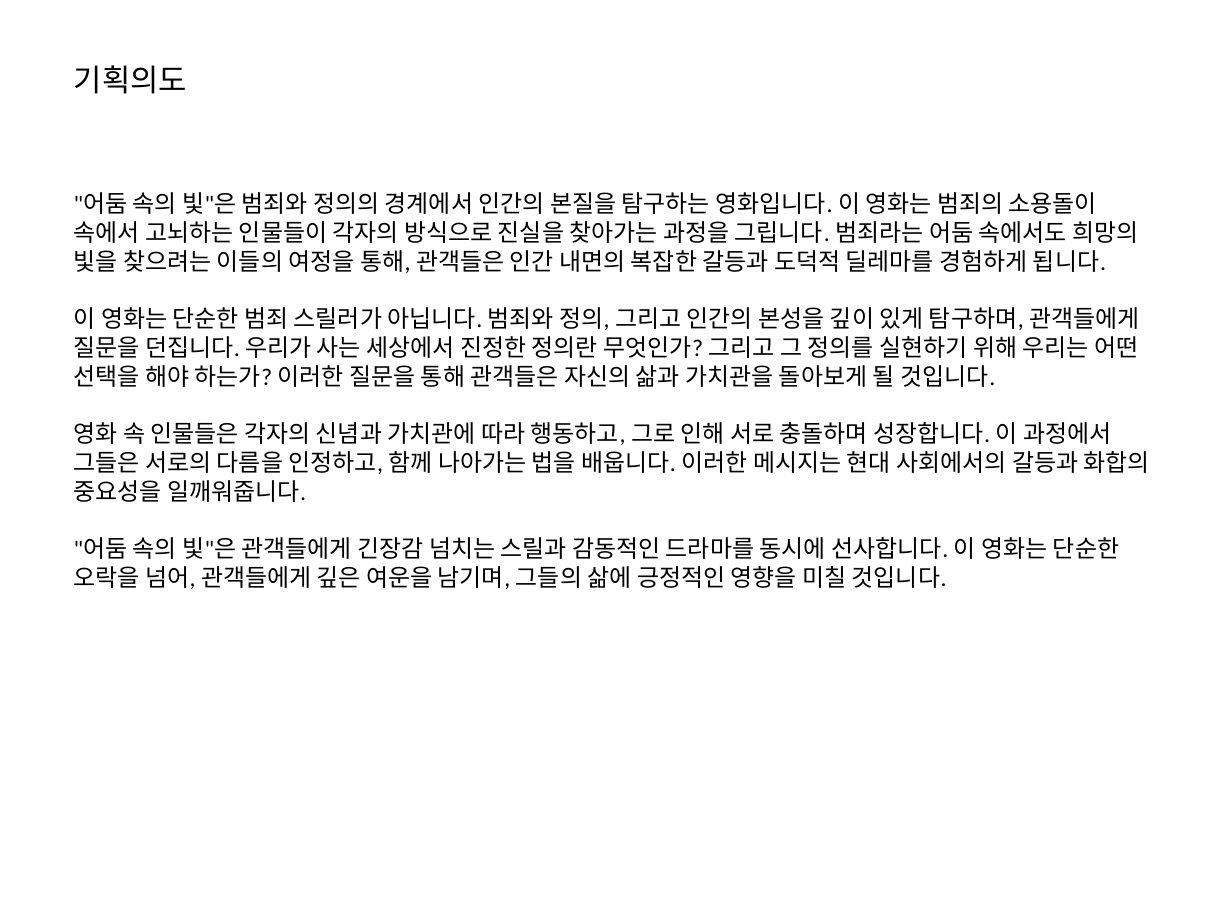
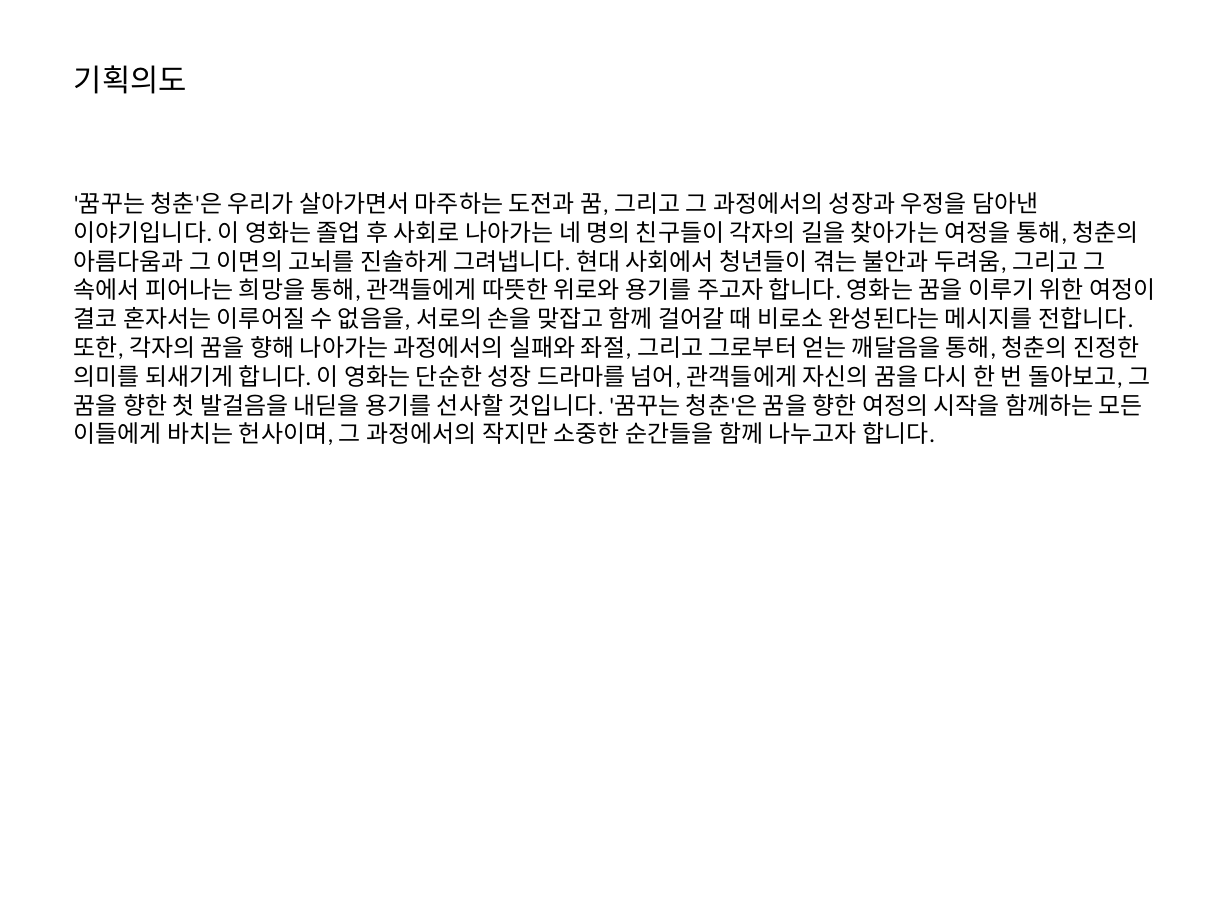
Before and after one commit to onetera/plotis, a slide deck: slide 2 of tmp/proposal.pptx. Drawn at 1232x924 pixels with LibreOffice and Linux fonts; fonts in the diff are those of the drawing. Boxes give left, top, right and bottom in pixels: in the first picture for what was removed or moved away, otherwise in the second. Text is boxed around its words. In the diff, an @@ line names an element or a change of style, - is before the commit and + after.

```diff
--- a/tmp/proposal.pptx
+++ b/tmp/proposal.pptx
@@ text at [74,192,1155,445]: text changed @@
-"어둠 속의 빛"은 범죄와 정의의 경계에서 인간의 본질을 탐구하는 영화입니다. 이 영화는 범죄의 소용돌이 속에서 고뇌하는 인물들이 각자의 방식으로 진실을 찾아가는 과정을 그립니다. 범죄라는 어둠 속에서도 희망의 빛을 찾으려는 이들의 여정을 통해, 관객들은 인간 내면의 복잡한 갈등과 도덕적 딜레마를 경험하게 됩니다.
-이 영화는 단순한 범죄 스릴러가 아닙니다. 범죄와 정의, 그리고 인간의 본성을 깊이 있게 탐구하며, 관객들에게 질문을 던집니다. 우리가 사는 세상에서 진정한 정의란 무엇인가? 그리고 그 정의를 실현하기 위해 우리는 어떤 선택을 해야 하는가? 이러한 질문을 통해 관객들은 자신의 삶과 가치관을 돌아보게 될 것입니다.
-영화 속 인물들은 각자의 신념과 가치관에 따라 행동하고, 그로 인해 서로 충돌하며 성장합니다. 이 과정에서 그들은 서로의 다름을 인정하고, 함께 나아가는 법을 배웁니다. 이러한 메시지는 현대 사회에서의 갈등과 화합의 중요성을 일깨워줍니다.
-"어둠 속의 빛"은 관객들에게 긴장감 넘치는 스릴과 감동적인 드라마를 동시에 선사합니다. 이 영화는 단순한 오락을 넘어, 관객들에게 깊은 여운을 남기며, 그들의 삶에 긍정적인 영향을 미칠 것입니다.
+'꿈꾸는 청춘'은 우리가 살아가면서 마주하는 도전과 꿈, 그리고 그 과정에서의 성장과 우정을 담아낸 이야기입니다. 이 영화는 졸업 후 사회로 나아가는 네 명의 친구들이 각자의 길을 찾아가는 여정을 통해, 청춘의 아름다움과 그 이면의 고뇌를 진솔하게 그려냅니다. 현대 사회에서 청년들이 겪는 불안과 두려움, 그리고 그 속에서 피어나는 희망을 통해, 관객들에게 따뜻한 위로와 용기를 주고자 합니다. 영화는 꿈을 이루기 위한 여정이 결코 혼자서는 이루어질 수 없음을, 서로의 손을 맞잡고 함께 걸어갈 때 비로소 완성된다는 메시지를 전합니다. 또한, 각자의 꿈을 향해 나아가는 과정에서의 실패와 좌절, 그리고 그로부터 얻는 깨달음을 통해, 청춘의 진정한 의미를 되새기게 합니다. 이 영화는 단순한 성장 드라마를 넘어, 관객들에게 자신의 꿈을 다시 한 번 돌아보고, 그 꿈을 향한 첫 발걸음을 내딛을 용기를 선사할 것입니다. '꿈꾸는 청춘'은 꿈을 향한 여정의 시작을 함께하는 모든 이들에게 바치는 헌사이며, 그 과정에서의 작지만 소중한 순간들을 함께 나누고자 합니다.
```
Also in this commit, not shown: 4 other slides changed, 4 other files.
